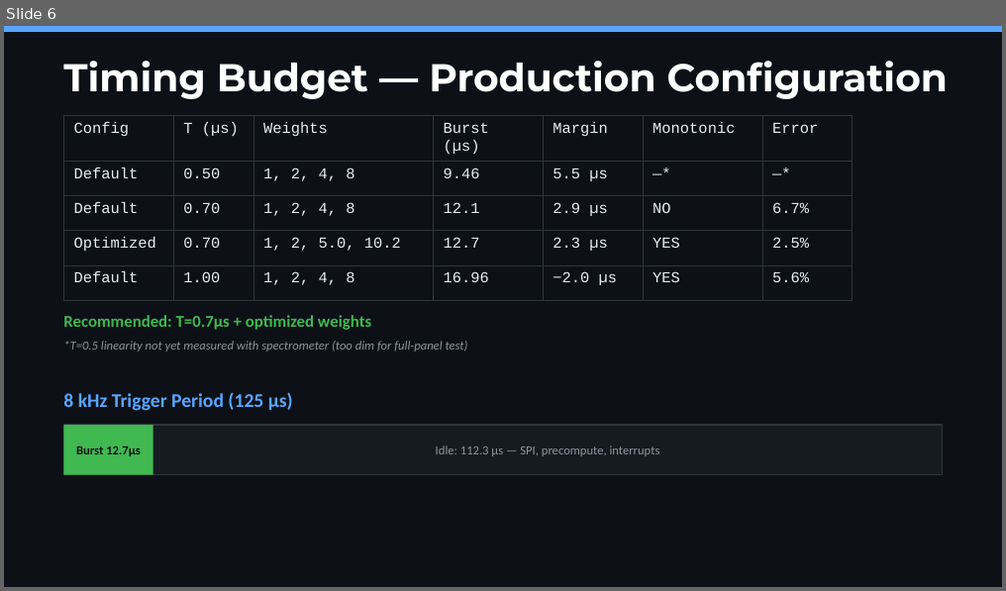
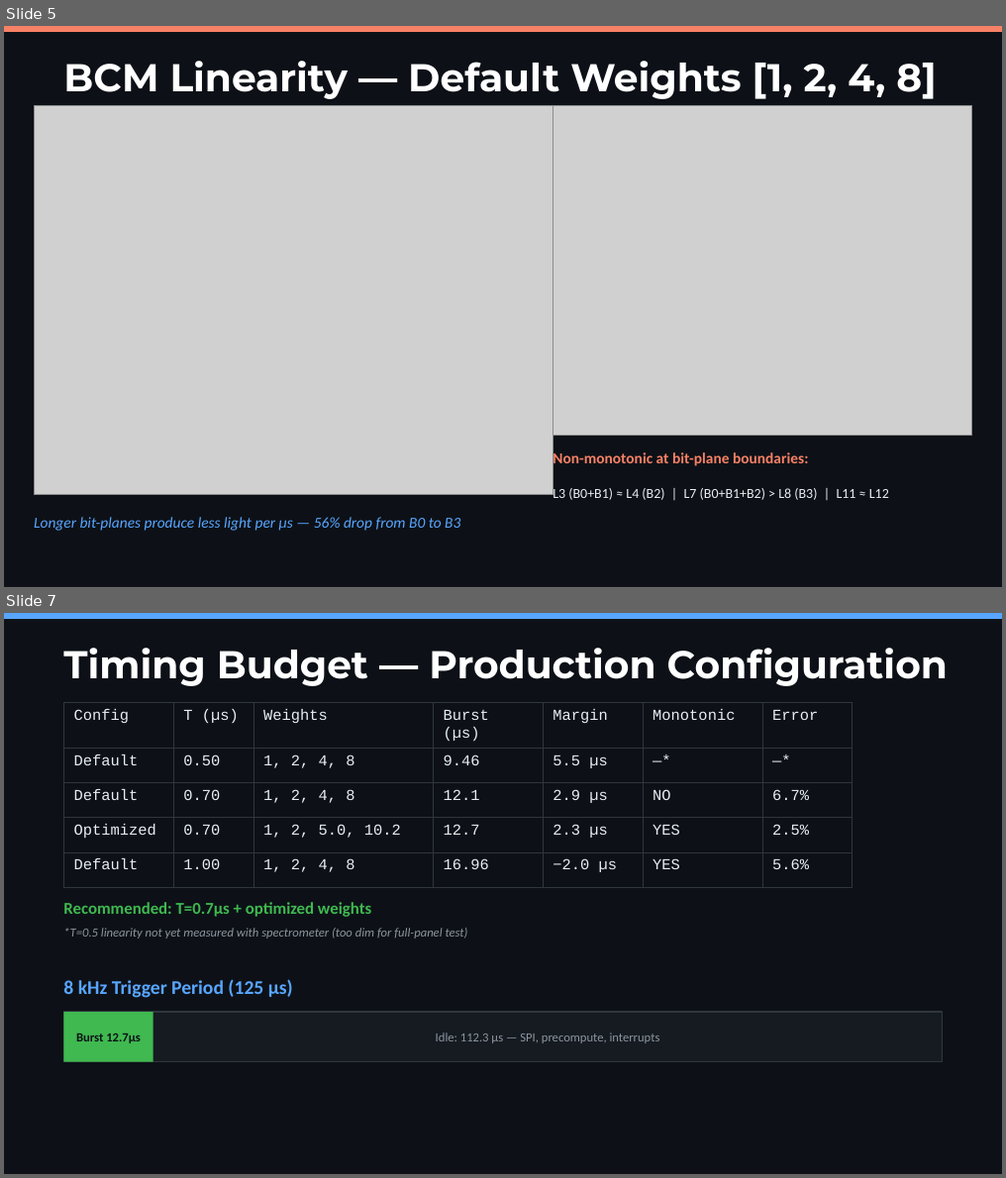
Before and after one commit to mbreiser/G6_Panels_Test_Firmware, a slide deck: test_firmware/single_led/G6_BCM_Summary_v2.pptx. Shown one above the other, each under a label of ours: slide 6 before the commit, slides 5 and 7 after it; the slides between them are not shown. The pictures are 1006x591 and 1006x1178 pixels, drawn with LibreOffice and Linux fonts; fonts in the diff are those of the drawing; grey boxes stand for pictures. Boxes give left, top, right and bottom in pixels: in the first picture for what was removed or moved away, otherwise in the second. Text is boxed around its words. In the diff, an @@ line names an element or a change of style, - is before the commit and + after.

```diff
--- a/test_firmware/single_led/G6_BCM_Summary_v2.pptx
+++ b/test_firmware/single_led/G6_BCM_Summary_v2.pptx
@@ slide 5 added at [4, 26, 1002, 587], background #0D1117 @@
@@ rectangle added at [4, 26, 1002, 32], fill #F78166 @@
@@ text added at [63, 61, 936, 99], 28 pt, text #FFFFFF, bold @@
+BCM Linearity — Default Weights [1, 2, 4, 8]
@@ picture added at [34, 106, 552, 495] @@
@@ picture added at [552, 106, 972, 435] @@
@@ text added at [552, 450, 889, 500], 10 pt, text #E6EDF3 @@
+Non-monotonic at bit-plane boundaries:
+L3 (B0+B1) ≈ L4 (B2) | L7 (B0+B1+B2) > L8 (B3) | L11 ≈ L12
@@ text added at [34, 517, 460, 531], 11 pt, text #58A6FF, italic @@
+Longer bit-planes produce less light per µs — 56% drop from B0 to B3
@@ what was slide 6 is now slide 7 @@
```
Also in this commit, not shown: 1 slide changed, 1 other slide added, 1 slide removed, 6 other files.
